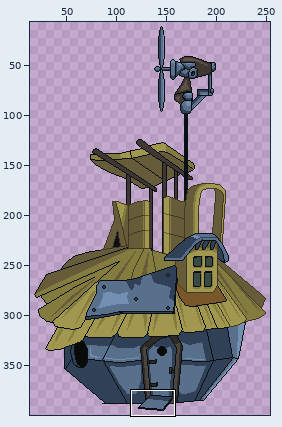
One commit to this pixel-art file: art/sprites/rotorworkshop.aseprite. Above, an overview of the earlier version with the close-up marked.
Close-up. First the earlier version:
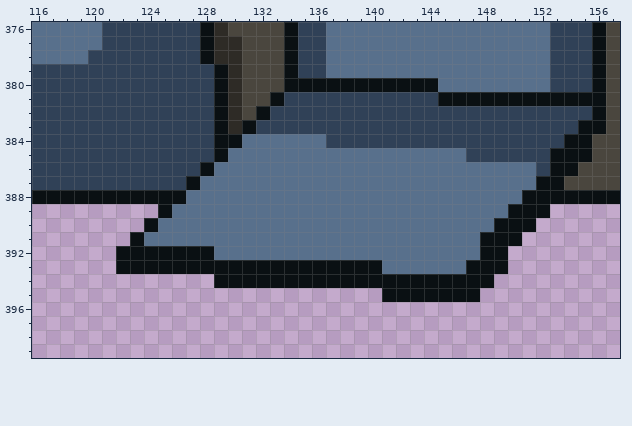
259x400 pixels, 1 frame. Shown: x 116..157, y 376..399. The wide view leaves out empty margins.
And afterwards:
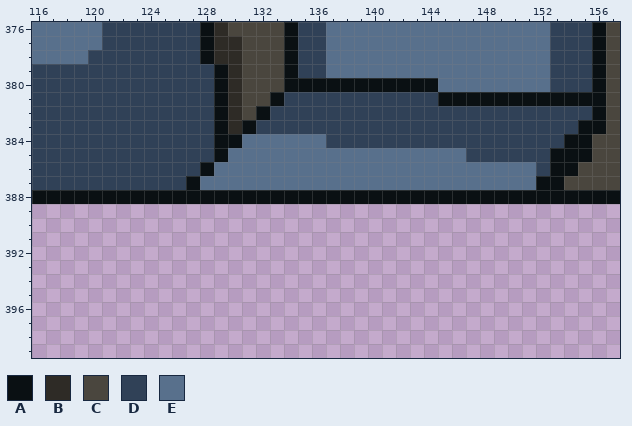
Palette (. is transparent): A #0a1013  B #2e2b26  C #4a463e  D #304157  E #58708c
Change:
Colour E becomes colour A in row 388 at x 127 to 150.
Colour A is removed in row 389 at x 125 and 150 to 152; in row 390 at x 124 and 149 to 151; in row 391 at x 123 and 148 to 150; in row 392 at x 122 to 128 and 148 to 149; in row 393 at x 122 to 140 and 147 to 149; in row 394 at x 129 to 148.
Colour A is removed in row 395 at x 141 to 147.
Colour E is removed in row 389 at x 126 to 149; in row 390 at x 125 to 148; in row 391 at x 124 to 147; in row 392 at x 129 to 147; in row 393 at x 141 to 146.
